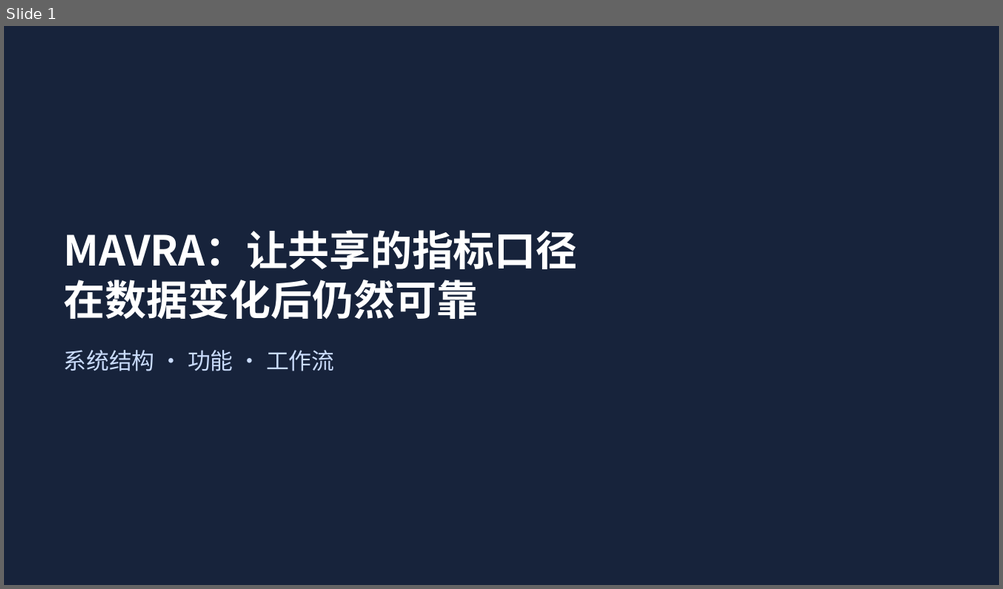
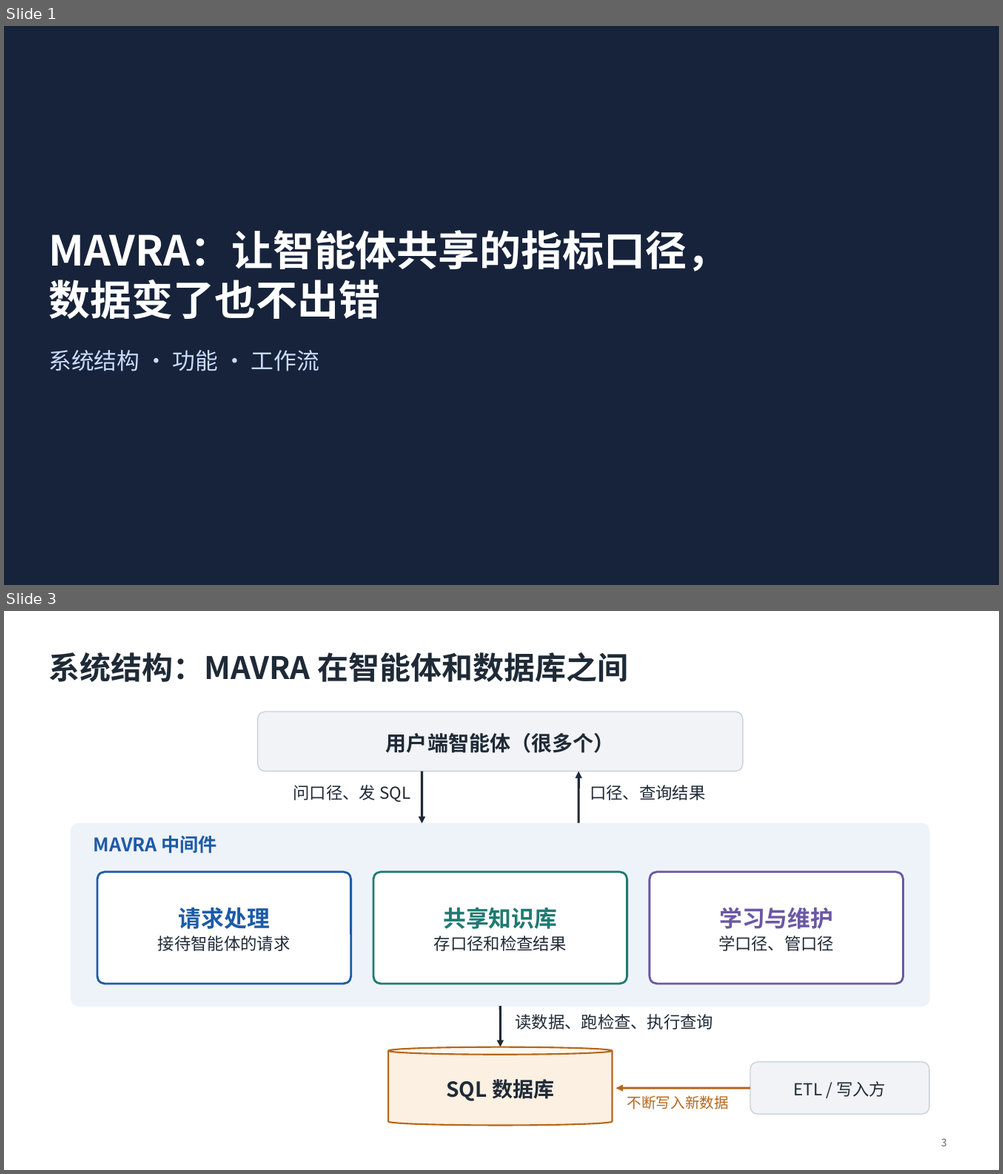
Before and after one commit to mmmttt000045/agent4db-adapter, a slide deck: docs/mavra-system.pptx. Shown one above the other, each under a label of ours: slide 1 before the commit, slides 1 and 3 after it; the slides between them are not shown. The pictures are 1003x589 and 1003x1174 pixels, drawn with LibreOffice and Linux fonts; fonts in the diff are those of the drawing. Boxes give left, top, right and bottom in pixels: in the first picture for what was removed or moved away, otherwise in the second. Text is boxed around its words. In the diff, an @@ line names an element or a change of style, - is before the commit and + after.

```diff
--- a/docs/mavra-system.pptx
+++ b/docs/mavra-system.pptx
@@ slide 3 added at (x1=4, y1=611, x2=999, y2=1170), background #FFFFFF @@
@@ title added at (x1=48, y1=652, x2=628, y2=682), 30 pt, text #1F2A37, bold @@
+系统结构：MAVRA 在智能体和数据库之间
@@ rounded rectangle added at (x1=258, y1=712, x2=743, y2=772), fill #F1F3F6, outline #C9D1DB 1 pt, 20 pt, text #1F2A37, bold @@
+用户端智能体（很多个）
@@ text added at (x1=293, y1=785, x2=410, y2=802), 16 pt, text #1F2A37 @@
+问口径、发 SQL
@@ arrow added from (422, 772) to (422, 823), #1F2A37 2.25 pt @@
@@ arrow added from (578, 823) to (578, 772), #1F2A37 2.25 pt @@
@@ text added at (x1=589, y1=785, x2=705, y2=800), 16 pt, text #1F2A37 @@
+口径、查询结果
@@ rounded rectangle added at (x1=71, y1=823, x2=929, y2=1006), fill #EEF3FA, outline #EEF3FA 1 pt @@
@@ text added at (x1=94, y1=835, x2=218, y2=854), 18 pt, text #1D5BA6, bold @@
+MAVRA 中间件
@@ rounded rectangle added at (x1=97, y1=872, x2=351, y2=984), fill #FFFFFF, outline #1D5BA6 2 pt, 16 pt, text #1F2A37 @@
+请求处理
+接待智能体的请求
@@ rounded rectangle added at (x1=373, y1=872, x2=627, y2=984), fill #FFFFFF, outline #1F7A72 2 pt, 16 pt, text #1F2A37 @@
+共享知识库
+存口径和检查结果
@@ rounded rectangle added at (x1=649, y1=872, x2=903, y2=984), fill #FFFFFF, outline #6A58A3 2 pt, 16 pt, text #1F2A37 @@
+学习与维护
+学口径、管口径
@@ arrow added from (500, 1006) to (500, 1048), #1F2A37 2.25 pt @@
@@ text added at (x1=515, y1=1014, x2=713, y2=1030), 16 pt, text #1F2A37 @@
+读数据、跑检查、执行查询
@@ cylinder added at (x1=388, y1=1048, x2=612, y2=1126), fill #FBF0E2, outline #B5671A 1.5 pt, 20 pt, text #1F2A37, bold @@
+SQL 数据库
@@ rounded rectangle added at (x1=750, y1=1062, x2=929, y2=1115), fill #F1F3F6, outline #C9D1DB 1 pt, 16 pt, text #1F2A37 @@
+ETL / 写入方
@@ arrow added from (750, 1088) to (616, 1088), #B5671A 2.25 pt @@
@@ text added at (x1=627, y1=1096, x2=728, y2=1110), 14 pt, text #B5671A @@
+不断写入新数据
@@ page number added at (x1=941, y1=1139, x2=947, y2=1147), 10 pt, text #5B6573 @@
+3
@@ slide 1 changed as well @@
@@ title at (x1=48, y1=230, x2=728, y2=319): text changed @@
-MAVRA：让共享的指标口径
-在数据变化后仍然可靠
+MAVRA：让智能体共享的指标口径，
+数据变了也不出错
@@ text "系统结构 · 功能 · 工作流" moved from (x1=64, y1=350, x2=334, y2=372) to (x1=48, y1=350, x2=319, y2=372) @@
```
Also in this commit, not shown: 1 other slide changed, 7 other slides added, 4 slides removed, 20 other files.
